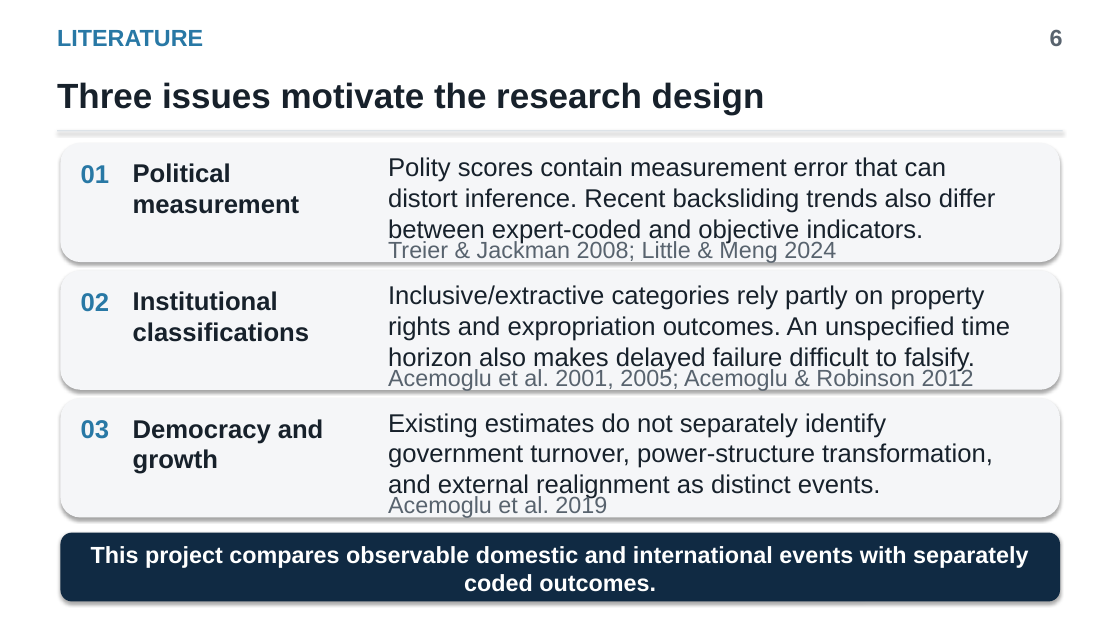
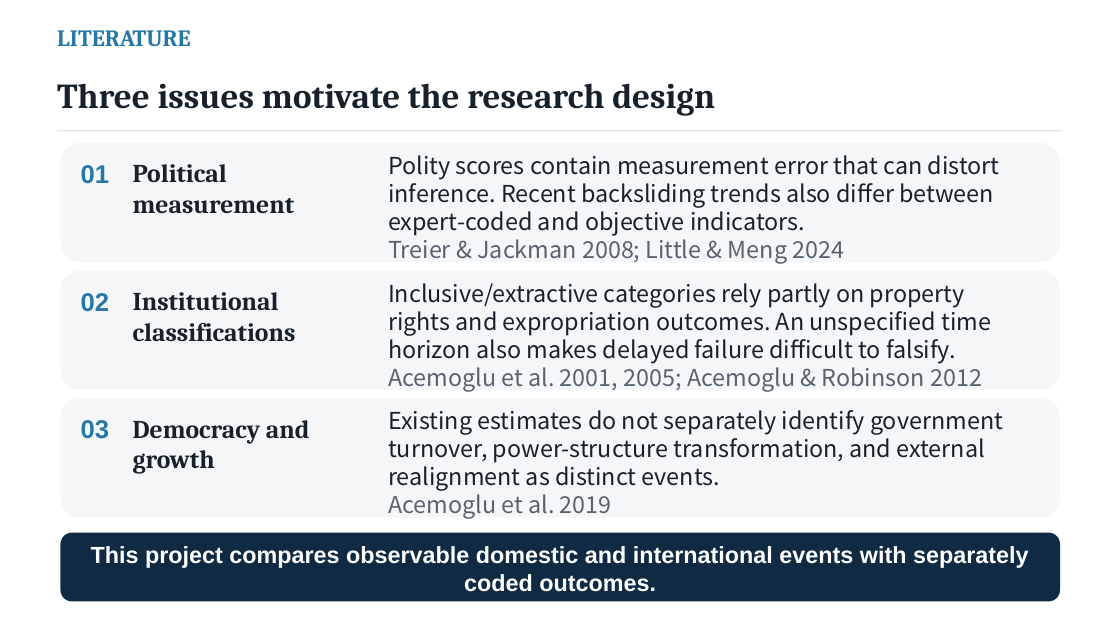
Before and after one commit to yuseicarlos2560/Economic-Development-through-Political-Materialism, a slide deck: slide 6 of presentations/thesis_introduction.pptx. Drawn at 1120x630 pixels with LibreOffice and Linux fonts; fonts in the diff are those of the drawing. Boxes give left, top, right and bottom in pixels: in the first picture for what was removed or moved away, otherwise in the second. Text is boxed around its words. In the diff, an @@ line names an element or a change of style, - is before the commit and + after.

```diff
--- a/presentations/thesis_introduction.pptx
+++ b/presentations/thesis_introduction.pptx
@@ text removed at [1050,29,1063,46] @@
-6
@@ font Arial to Cambria in 5 elements at [57,30,191,46], [57,83,715,115], [133,164,295,214], [133,420,310,474], [133,292,296,342] @@
@@ size 22 to 20 pt, font Arial to Noto Sans CJK SC in 3 elements at [388,155,1000,236], [388,283,991,364], [388,410,1003,491] @@
@@ font Arial to Noto Sans CJK SC in 3 elements at [388,234,844,264], [388,362,982,392], [388,490,612,519] @@
@@ shadow off in 5 elements at [57,130,1063,131], [60,143,1060,262], [60,271,1060,390], [60,398,1060,518], [60,533,1060,602] @@
```
Also in this commit, not shown: 16 other slides changed, 2 slides added, 1 other file.
